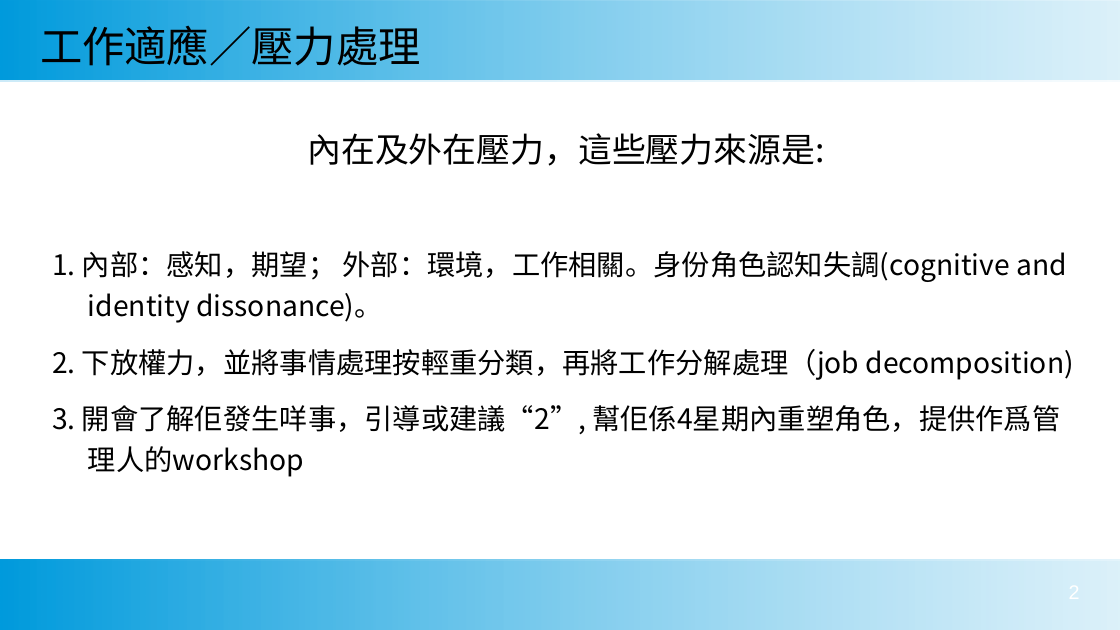
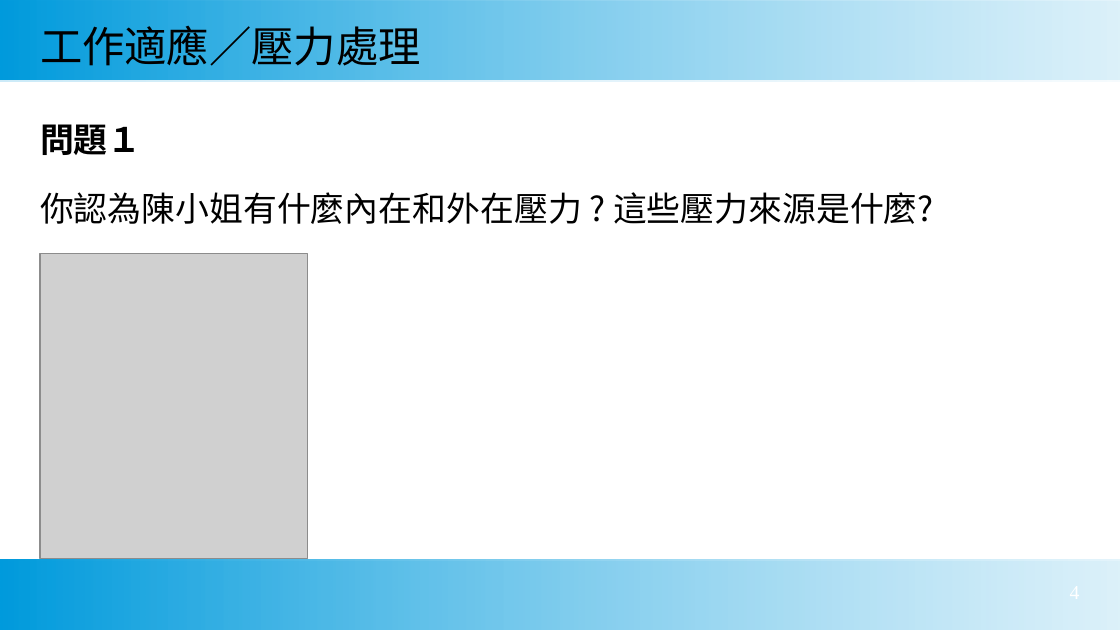
Before and after one commit to dockerwin11/studypage, a slide deck: slide 4 of ppt_presentation/project_ver1_20241109.ppt (slide 2 before the commit). Drawn at 1120x630 pixels with LibreOffice and Linux fonts; fonts in the diff are those of the drawing; grey boxes stand for pictures. Boxes give left, top, right and bottom in pixels: in the first picture for what was removed or moved away, otherwise in the second. Text is boxed around its words. In the diff, an @@ line names an element or a change of style, - is before the commit and + after.

Commit message:
presentation v5

```diff
--- a/ppt_presentation/project_ver1_20241109.ppt
+++ b/ppt_presentation/project_ver1_20241109.ppt
@@ text at [40, 124, 934, 224]: text changed; size 20 to 24 pt @@
-內在及外在壓力，這些壓力來源是:
-1. 內部：感知，期望； 外部：環境，工作相關。身份角色認知失調(cognitive and identity dissonance)。
-2. 下放權力，並將事情處理按輕重分類，再將工作分解處理（job decomposition)
-3. 開會了解佢發生咩事，引導或建議“2”, 幫佢係4星期內重塑角色，提供作爲管理人的workshop
+問題１
+你認為陳小姐有什麼內在和外在壓力 ? 這些壓力來源是什麼?
@@ picture added at [40, 254, 308, 559] @@
```
Also in this commit, not shown: 3 other slides changed, 6 slides added, 4 other files.
